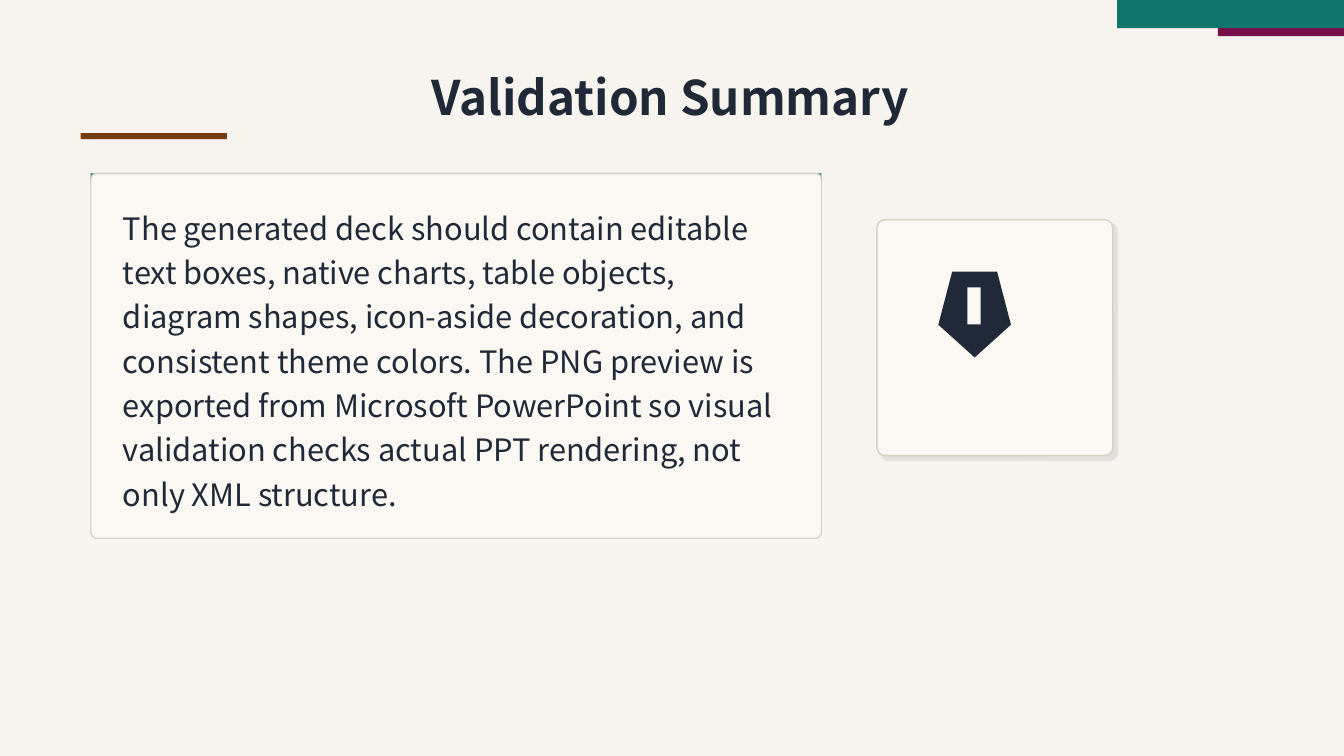
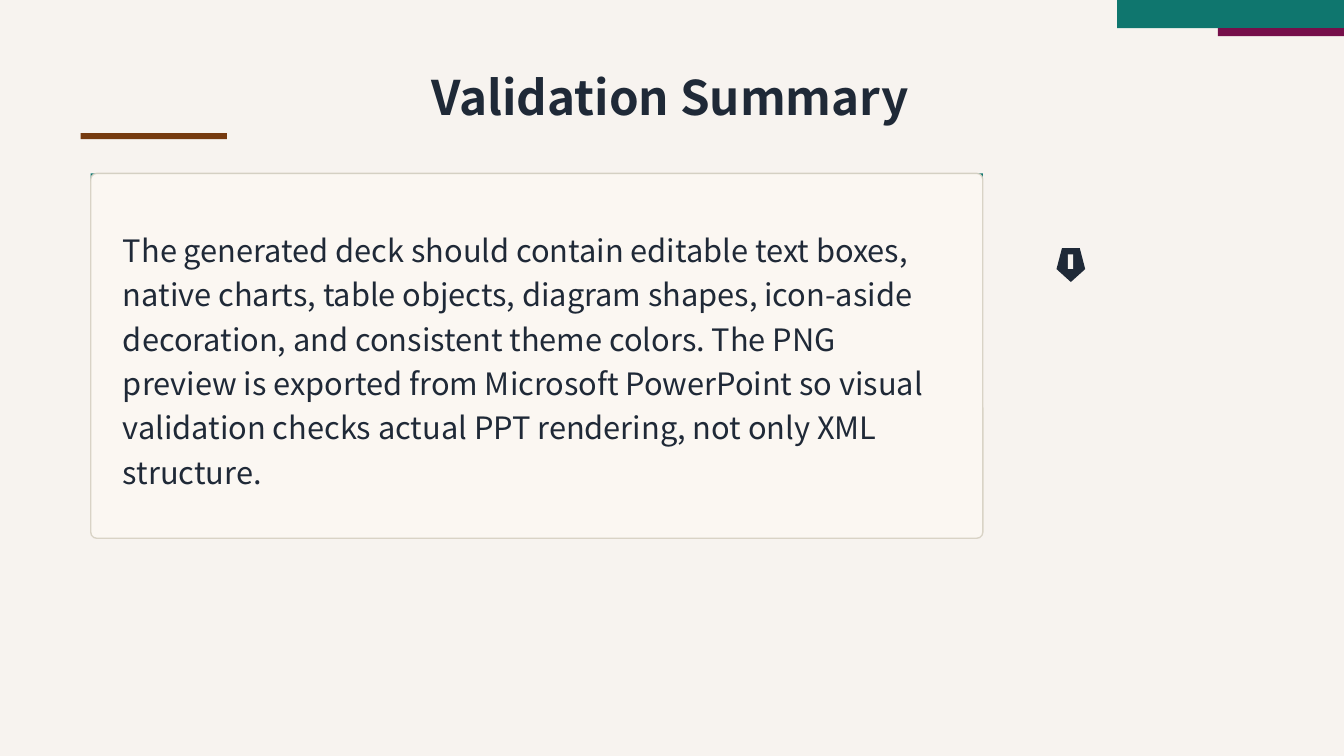
Before and after one commit to ch040602/mdpr-skill, a slide deck: slide 9 of artifacts/mdpr-integrated/mdpr-build/deck.pptx. Drawn at 1344x756 pixels with LibreOffice and Linux fonts; fonts in the diff are those of the drawing. Boxes give left, top, right and bottom in pixels: in the first picture for what was removed or moved away, otherwise in the second. Text is boxed around its words. In the diff, an @@ line names an element or a change of style, - is before the commit and + after.

```diff
--- a/artifacts/mdpr-integrated/mdpr-build/deck.pptx
+++ b/artifacts/mdpr-integrated/mdpr-build/deck.pptx
@@ rectangle: place and size @@
-rectangle at (91, 173, 822, 181)
+rectangle at (91, 173, 983, 181)
@@ rounded rectangle: place and size @@
-rounded rectangle at (91, 173, 822, 538)
+rounded rectangle at (91, 173, 983, 538)
@@ text "The generated deck should contain ..." rewrapped from (123, 215, 773, 513) to (123, 237, 923, 485) @@
@@ rounded rectangle removed at (877, 220, 1113, 456) @@
@@ pentagon: place and size @@
-pentagon at (939, 271, 1011, 357)
+pentagon at (1057, 248, 1086, 282)
@@ rectangle added at (1068, 254, 1073, 269), fill #F7F3EF @@
@@ rectangle removed at (968, 287, 981, 325) @@
```
Also in this commit, not shown: 2 other slides changed, 12 other files.
